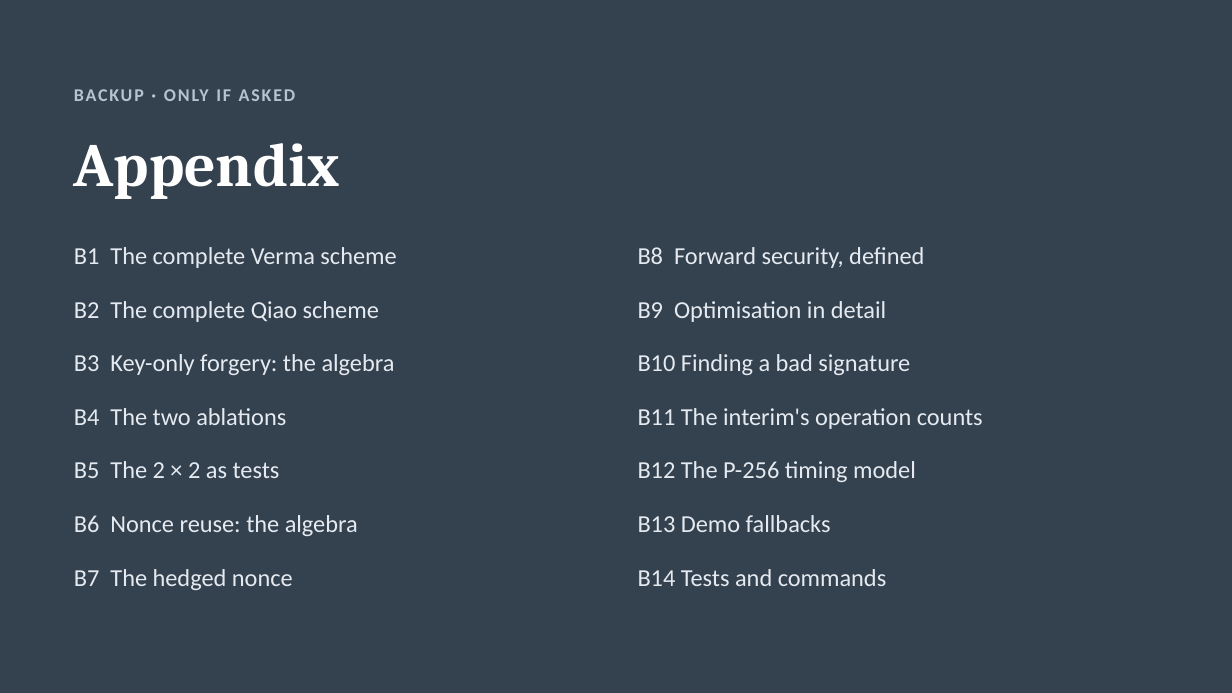
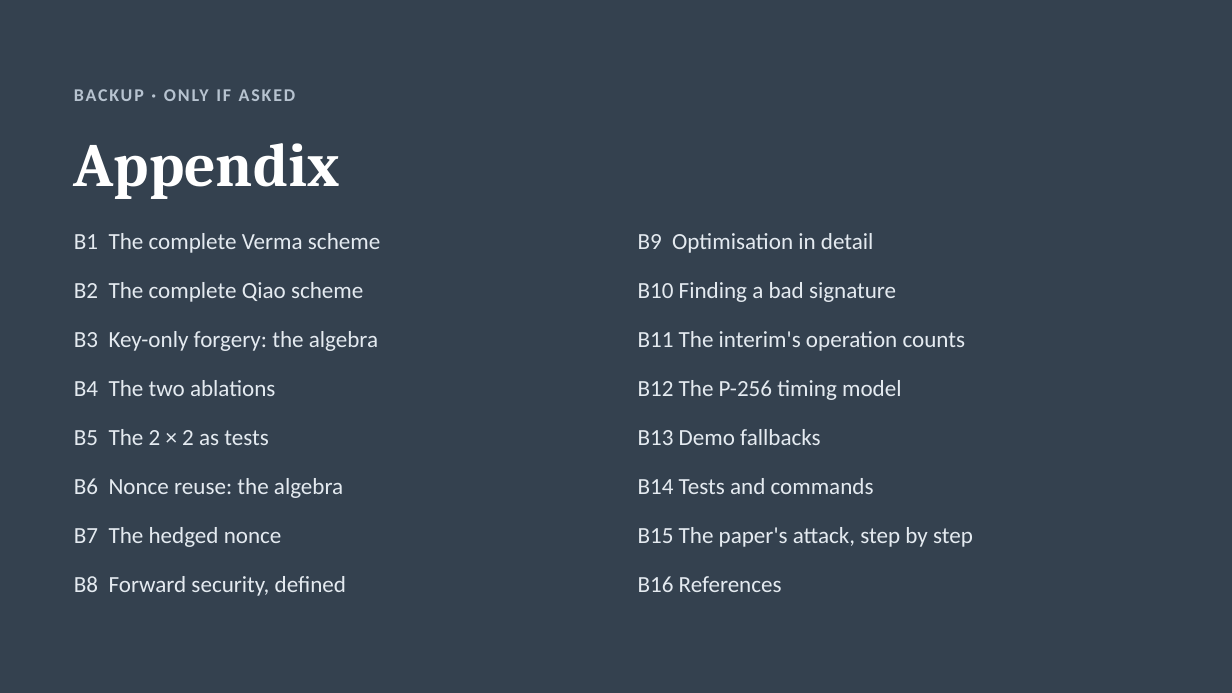
Before and after one commit to Anurag-1205/Certificate-Based-Aggregate-Signature, a slide deck: slide 32 of presentation/CBAS_Final_Presentation.pptx. Drawn at 1232x693 pixels with LibreOffice and Linux fonts; fonts in the diff are those of the drawing. Boxes give left, top, right and bottom in pixels: in the first picture for what was removed or moved away, otherwise in the second. Text is boxed around its words. In the diff, an @@ line names an element or a change of style, - is before the commit and + after.

Commit message:
Apply the review fixes to the final presentation
Correct the Part III claim to "x2.4 before and after optimisation" on
every slide that carried it. Add a standalone problem slide, explain the
reproduced attack on the recap and in backup B15, and define F1/F2 and
Te/Ta/Th where first used. Retag the aggregator property as known and
mark the aggregation-security card as the paper's argument. Presenter
cues are off by default; backup B16 lists the references. Still 30 main
slides.

```diff
--- a/presentation/CBAS_Final_Presentation.pptx
+++ b/presentation/CBAS_Final_Presentation.pptx
@@ text "B1 The complete Verma scheme": place and size @@
-text "B1 The complete Verma scheme" at box(74, 247, 396, 268)
+text "B1 The complete Verma scheme" at box(74, 233, 380, 253)
@@ text "B9 Optimisation in detail": place and size @@
-text "B9 Optimisation in detail" at box(638, 301, 886, 322)
+text "B9 Optimisation in detail" at box(638, 233, 874, 253)
@@ text "B2 The complete Qiao scheme": place and size @@
-text "B2 The complete Qiao scheme" at box(74, 301, 379, 322)
+text "B2 The complete Qiao scheme" at box(74, 282, 363, 302)
@@ text "B10 Finding a bad signature": place and size @@
-text "B10 Finding a bad signature" at box(638, 354, 910, 375)
+text "B10 Finding a bad signature" at box(638, 282, 896, 302)
@@ text "B3 Key-only forgery: the algebra": place and size @@
-text "B3 Key-only forgery: the algebra" at box(74, 354, 395, 375)
+text "B3 Key-only forgery: the algebra" at box(74, 331, 378, 351)
@@ text "B11 The interim's operation counts": place and size @@
-text "B11 The interim's operation counts" at box(638, 408, 983, 429)
+text "B11 The interim's operation counts" at box(638, 331, 966, 351)
@@ text "B4 The two ablations": place and size @@
-text "B4 The two ablations" at box(74, 408, 286, 425)
+text "B4 The two ablations" at box(74, 380, 275, 396)
@@ text "B12 The P-256 timing model": place and size @@
-text "B12 The P-256 timing model" at box(638, 461, 916, 482)
+text "B12 The P-256 timing model" at box(638, 380, 902, 400)
@@ text "B5 The 2 × 2 ...": place and size @@
-text "B5 The 2 × 2 ..." at box(74, 461, 280, 478)
+text "B5 The 2 × 2 ..." at box(74, 429, 268, 445)
@@ text "B13 Demo fallbacks": place and size @@
-text "B13 Demo fallbacks" at box(638, 515, 831, 532)
+text "B13 Demo fallbacks" at box(638, 429, 821, 445)
@@ text "B6 Nonce reuse: the algebra": place and size @@
-text "B6 Nonce reuse: the algebra" at box(74, 515, 358, 536)
+text "B6 Nonce reuse: the algebra" at box(74, 478, 343, 498)
@@ text "B14 Tests and commands": place and size @@
-text "B14 Tests and commands" at box(638, 569, 887, 586)
+text "B14 Tests and commands" at box(638, 478, 874, 494)
@@ text "B7 The hedged nonce": place and size @@
-text "B7 The hedged nonce" at box(74, 569, 293, 590)
+text "B7 The hedged nonce" at box(74, 527, 282, 547)
@@ text added at box(638, 527, 973, 547), 18 pt, text #E4EAF0 @@
+B15 The paper's attack, step by step
@@ size 19 to 18 pt in 14 elements at box(74, 233, 380, 253), box(74, 282, 363, 302), box(74, 331, 378, 351), box(74, 380, 275, 396), box(74, 429, 268, 445), box(74, 478, 343, 498), box(74, 527, 282, 547), box(638, 233, 874, 253), box(638, 282, 896, 302), box(638, 331, 966, 351), box(638, 380, 902, 400), box(638, 429, 821, 445), box(638, 478, 874, 494), box(74, 576, 346, 596) @@
@@ text "B8 Forward security, defined": place and size @@
-text "B8 Forward security, defined" at box(638, 247, 924, 268)
+text "B8 Forward security, defined" at box(74, 576, 346, 596)
@@ text added at box(638, 576, 782, 592), 18 pt, text #E4EAF0 @@
+B16 References
```
Also in this commit, not shown: 23 other slides changed, 3 slides added, 1 slide removed, 15 other files.
